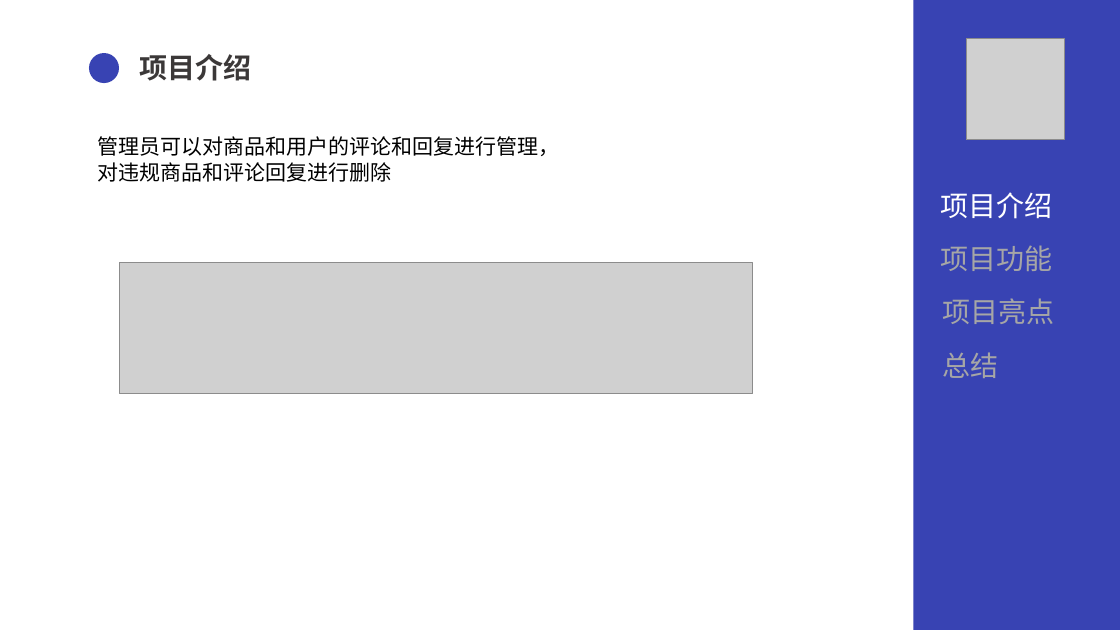
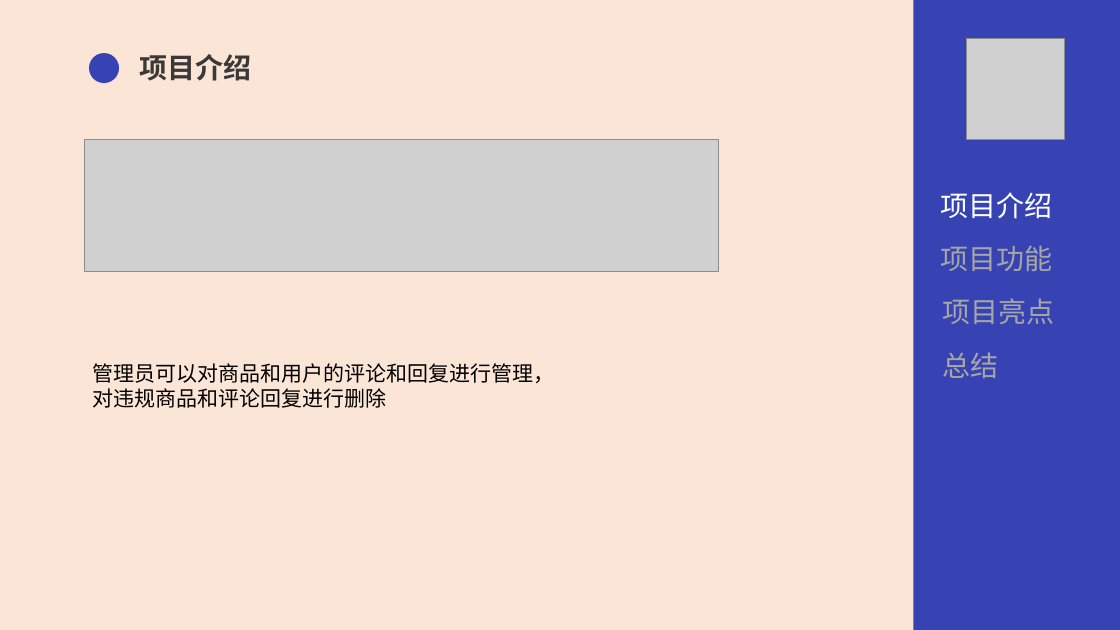
Before and after one commit to sunsetsouol/qg, a slide deck: slide 6 of ShoppingManagement/QG汇报尹俊标.pptx. Drawn at 1120x630 pixels with LibreOffice and Linux fonts; fonts in the diff are those of the drawing; grey boxes stand for pictures. Boxes give left, top, right and bottom in pixels: in the first picture for what was removed or moved away, otherwise in the second. Text is boxed around its words. In the diff, an @@ line names an element or a change of style, - is before the commit and + after.

```diff
--- a/ShoppingManagement/QG汇报尹俊标.pptx
+++ b/ShoppingManagement/QG汇报尹俊标.pptx
@@ background #FFFFFF to #FBE5D6 @@
@@ picture: place and size @@
-picture at [119, 262, 753, 394]
+picture at [84, 140, 718, 272]
@@ text "管理员可以对商品和用户的评论和回复进行管理，对违规商品和评论回复进行删除": place and size @@
-text "管理员可以对商品和用户的评论和回复进行管理，对违规商品和评论回复进行删除" at [97, 136, 559, 182]
+text "管理员可以对商品和用户的评论和回复进行管理，对违规商品和评论回复进行删除" at [93, 363, 555, 408]
```
Also in this commit, not shown: 13 other slides changed, 1 slide added, 5 other files.
